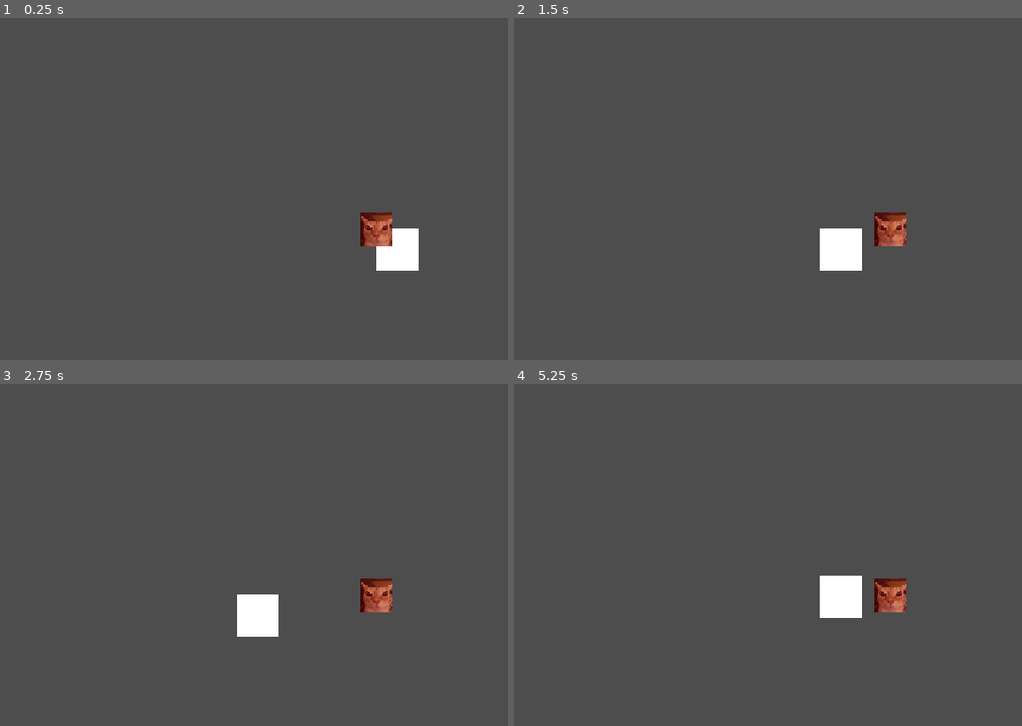
Above: before the commit, frames 1-4 (two rows, left to right).
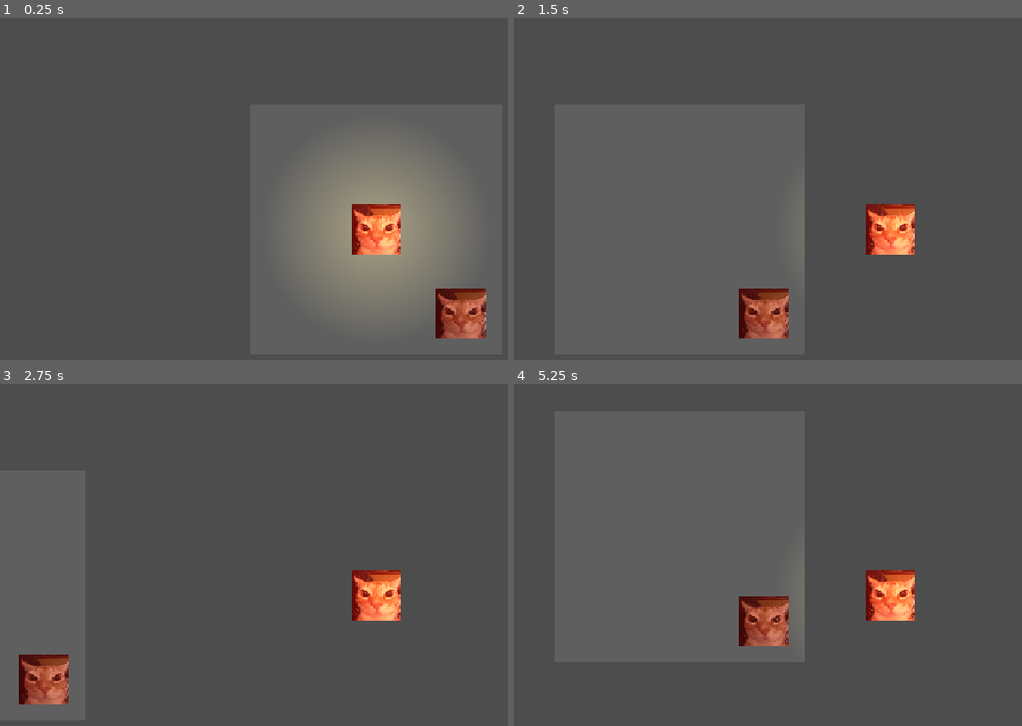
Above: after the commit, the same moments.

Repository: ArifD2286/Get-chased-by-a-gay-bin-horror-game
Game: Godot game, scene res://Game.tscn
The game is run twice, just before and just after one commit, with the same random seed, the same clock (stepped at 60 frames per second) and the same inputs.
Inputs (mouse positions are in pixels of both pictures, inside the frame that each line leads up to):
- Up to frame 1 (0.25 s): no input
- Up to frame 2 (1.5 s): tap Enter at 0.5 s; move the mouse to (outside the picture) at 0.52 s; hold D (move_right) 0.53-1.25 s; tap Alt at 0.6 s; click (outside the picture) at 0.67 s; tap Space at 0.77 s; drag from (737, 250) to (854, 315) at 1.27 s
- Up to frame 3 (2.75 s): tap Space at 2 s; move the mouse to (452, 503) at 2.02 s; hold D (move_right) from 2.03 s (still down); tap 1 at 2.1 s
- Up to frame 4 (5.25 s): release D (move_right) at 2.75 s; drag from (854, 681) to (666, 531) at 2.77 s; tap Enter at 3.5 s; move the mouse to (outside the picture) at 3.52 s; hold A (move_left) 3.53-4.25 s; tap K at 3.6 s; tap Space at 3.77, 5 s; drag from (666, 531) to (778, 490) at 4.27 s; move the mouse to (925, 596) at 5.02 s; hold S (move_down) from 5.03 s (still down); tap F at 5.1 s; click (925, 596) at 5.17 s

The runs differ from the first frame. In frame 1, 21% of the frame differs, in the area x 53-96%, y 31-94%; in frame 2, 4.8%; in frame 3, 3.9%; in frame 4, 4.8%.

Commit message:
Update 1.3
Changes:
- Progress on light mechanic (i dont know how to use and it doesnt work :< )

Diff:
--- a/get-chased-by-a-gay-bin-horror-game/Game.tscn
+++ b/get-chased-by-a-gay-bin-horror-game/Game.tscn
@@ -5,11 +5,37 @@
 
 [sub_resource type="RectangleShape2D" id="RectangleShape2D_s33ni"]
 
+[sub_resource type="Gradient" id="Gradient_xkndl"]
+colors = PackedColorArray(1, 0.89383334, 0.51, 1, 0, 0, 0, 1)
+
+[sub_resource type="GradientTexture2D" id="GradientTexture2D_gta21"]
+gradient = SubResource("Gradient_xkndl")
+fill = 1
+fill_from = Vector2(0.5, 0.5)
+fill_to = Vector2(0.85, 0.85)
+
+[sub_resource type="RectangleShape2D" id="RectangleShape2D_gta21"]
+size = Vector2(26, 26)
+
+[sub_resource type="OccluderPolygon2D" id="OccluderPolygon2D_xkndl"]
+polygon = PackedVector2Array(-254, -258.5, -254, 258.5, 254, 258.5, 254, -258.5)
+
 [node name="Node2D" type="Node2D" unique_id=2040772109]
 
 [node name="Background" type="ColorRect" parent="." unique_id=1239561612]
-offset_right = 64.0
-offset_bottom = 64.0
+anchors_preset = 8
+anchor_left = 0.5
+anchor_top = 0.5
+anchor_right = 0.5
+anchor_bottom = 0.5
+offset_left = -64.0
+offset_top = -64.0
+grow_horizontal = 2
+grow_vertical = 2
+scale = Vector2(2.0007424, 2.0007424)
+size_flags_horizontal = 4
+size_flags_vertical = 4
+color = Color(0.37254903, 0.37254903, 0.37254903, 1)
 
 [node name="Player" type="CharacterBody2D" parent="." unique_id=465578131]
 script = ExtResource("1_wbfu4")
@@ -18,7 +44,35 @@
 shape = SubResource("RectangleShape2D_s33ni")
 
 [node name="Sprite2D" type="Sprite2D" parent="Player" unique_id=1765938519]
-scale = Vector2(0.09996507, 0.09996507)
+scale = Vector2(0.05011725, 0.05011725)
 texture = ExtResource("2_xkndl")
 
 [node name="Camera2D" type="Camera2D" parent="Player" unique_id=90373379]
+zoom = Vector2(3, 3)
+
+[node name="PointLight2D" type="PointLight2D" parent="Player" unique_id=2037826525]
+scale = Vector2(0.93977755, 0.93977755)
+energy = 0.8
+shadow_enabled = true
+texture = SubResource("GradientTexture2D_gta21")
+texture_scale = 2.0
+
+[node name="CanvasModulate" type="CanvasModulate" parent="." unique_id=1598470962]
+visible = false
+color = Color(0.15, 0.15, 0.15, 0.74509805)
+
+[node name="StaticBody2D" type="StaticBody2D" parent="." unique_id=113987016]
+
+[node name="CollisionShape2D" type="CollisionShape2D" parent="StaticBody2D" unique_id=947293260]
+position = Vector2(43, 43)
+shape = SubResource("RectangleShape2D_gta21")
+
+[node name="Sprite2D" type="Sprite2D" parent="StaticBody2D" unique_id=264755733]
+position = Vector2(43, 43)
+scale = Vector2(0.049811702, 0.049811702)
+texture = ExtResource("2_xkndl")
+
+[node name="LightOccluder2D" type="LightOccluder2D" parent="StaticBody2D" unique_id=757046777]
+position = Vector2(43, 43)
+scale = Vector2(0.049811702, 0.049811702)
+occluder = SubResource("OccluderPolygon2D_xkndl")
--- a/get-chased-by-a-gay-bin-horror-game/player.gd
+++ b/get-chased-by-a-gay-bin-horror-game/player.gd
@@ -5,7 +5,9 @@
 func _physics_process(delta: float) -> void:
 	# [Input.get_vector(...)] addresses the directions of the movement with the input map, it automatically
 	# normalizes the diagonal inputs so pressing W + D at the same time will move you diagonally but at the same
-	# speed as pressing only W or D
+	# speed as pressing only W or D.
+
+	# [ := ] is used for type inference during var declaration. Godot automatically determines the variable's data type.
 	var input_direction := Input.get_vector("move_left", "move_right", "move_up", "move_down")
 	velocity = input_direction * speed
 	move_and_slide()
